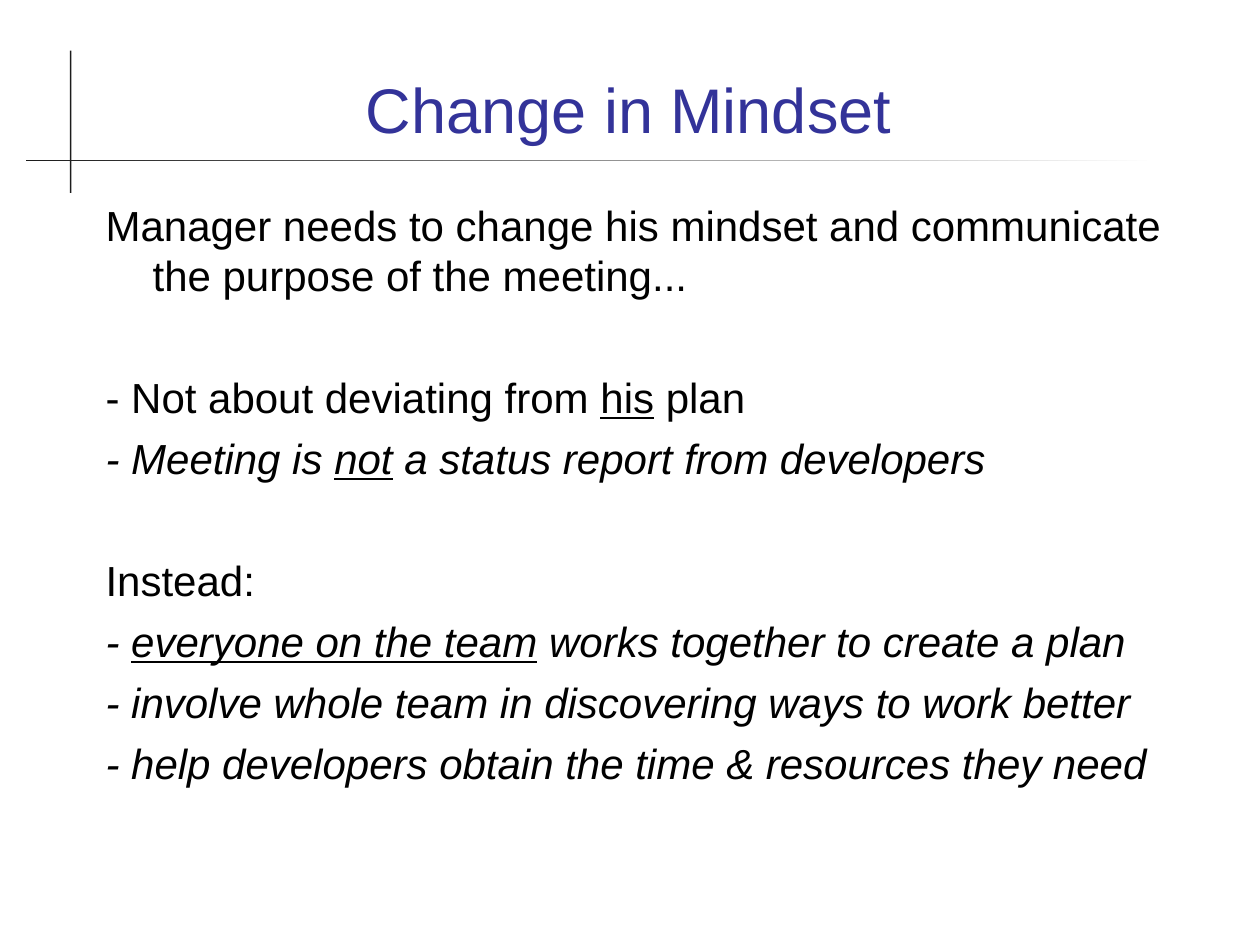
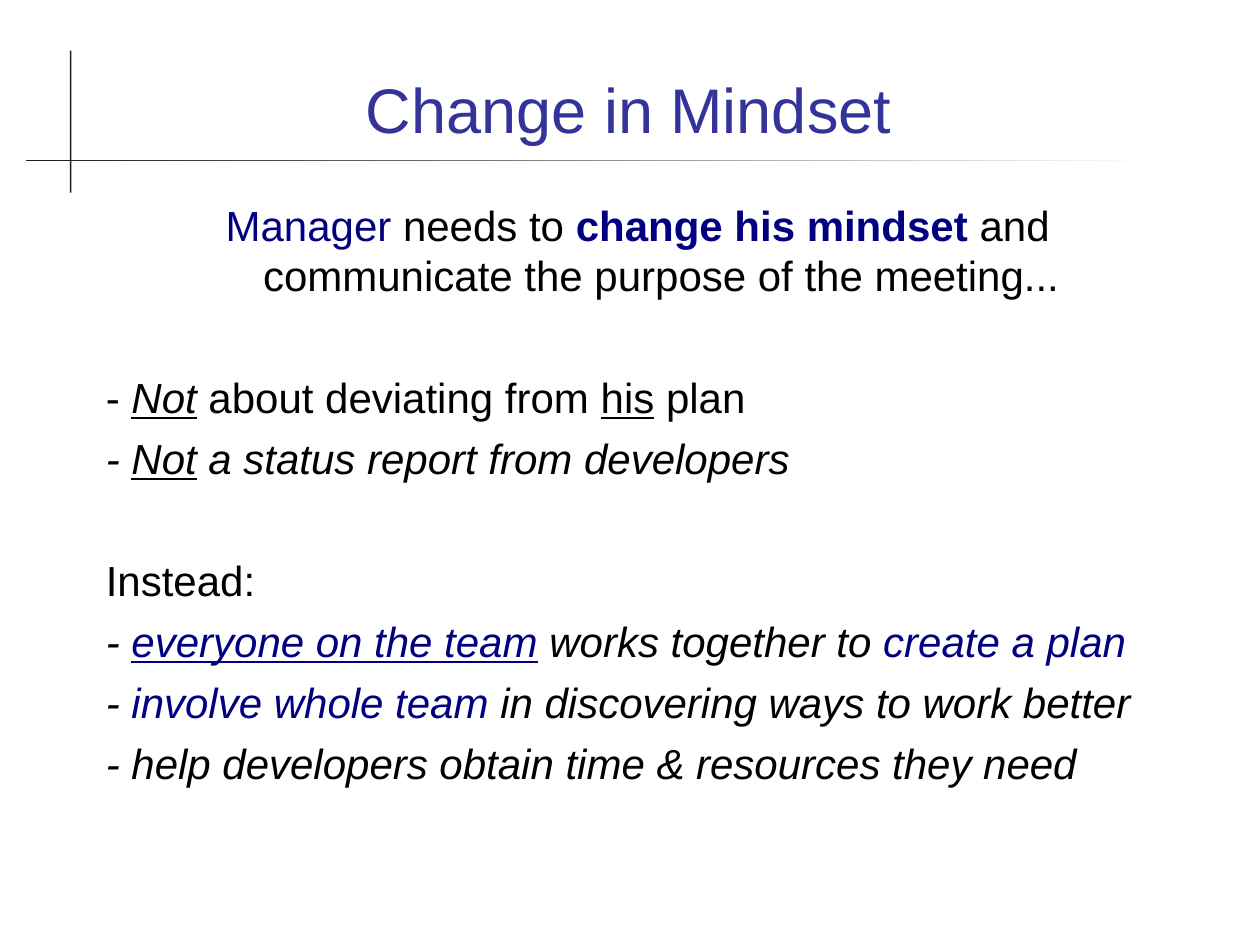
Before and after one commit to cpske/ISP, a slide deck: slide 10 of agile/Agile.ppt (slide 9 before the commit). Drawn at 1260x945 pixels with LibreOffice and Linux fonts; fonts in the diff are those of the drawing. Boxes give left, top, right and bottom in pixels: in the first picture for what was removed or moved away, otherwise in the second. Text is boxed around its words. In the diff, an @@ line names an element or a change of style, - is before the commit and + after.

```diff
--- a/agile/Agile.ppt
+++ b/agile/Agile.ppt
@@ text at [106,210,1130,726]: text colour #000000 to #000080 in "Manager change his mindset", "everyone on the team create a plan", "involve whole team"; bold on in "change his mindset"; italic on, underline on in "Not"; alignment left to centre @@
@@ text at [131,443,789,482]: text changed @@
-- Meeting is not a status report from developers
+- Not a status report from developers
@@ text at [131,748,1076,787]: text changed @@
-- help developers obtain the time & resources they need
+- help developers obtain time & resources they need
```
Also in this commit, not shown: 7 other slides changed, 1 slide added, 1 slide removed, 8 other files.
